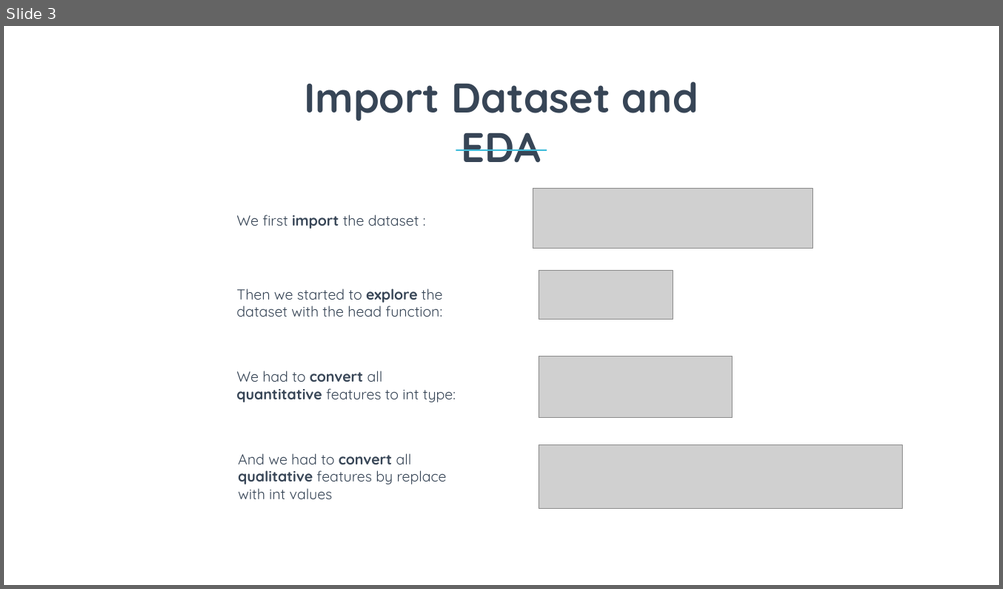
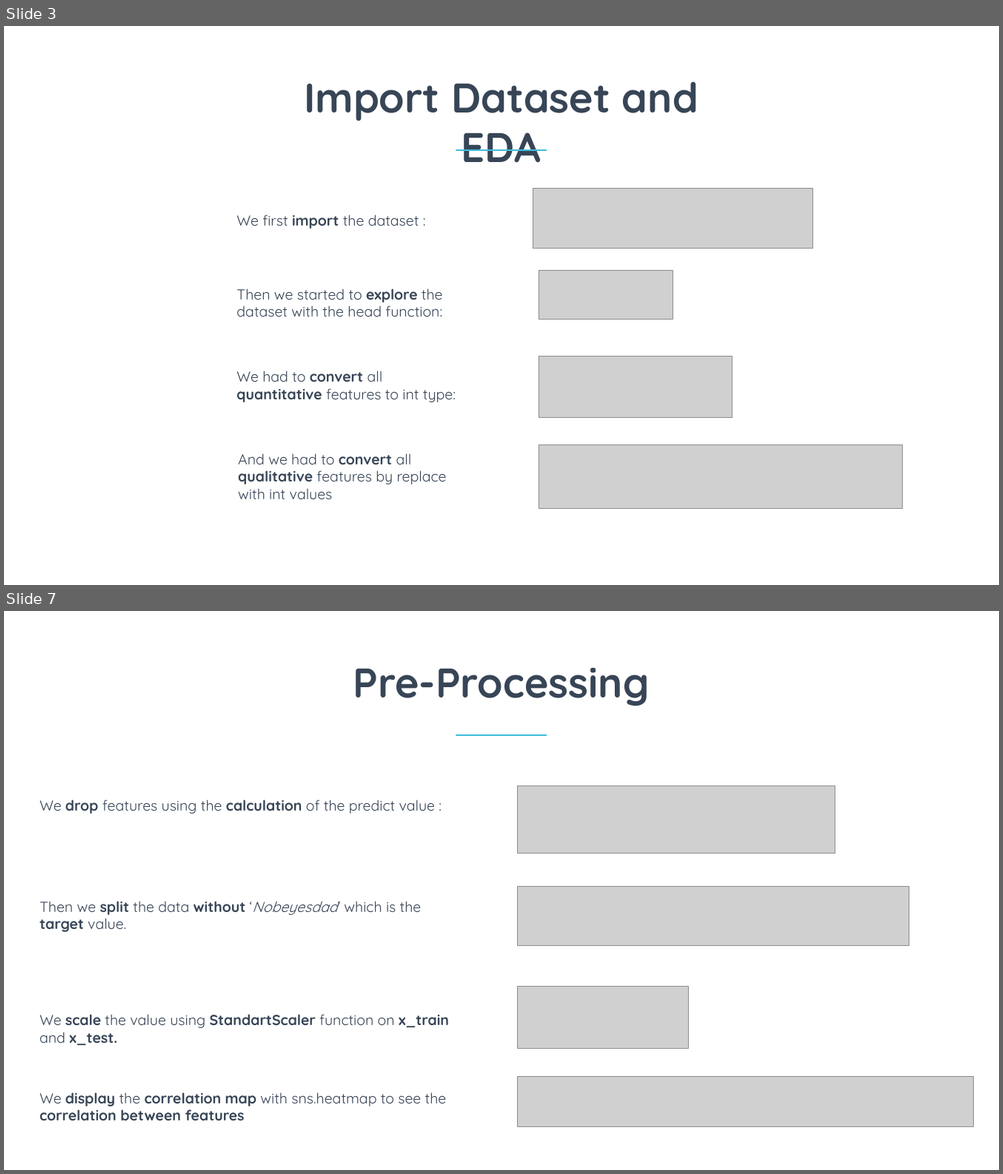
Before and after one commit to Aursen/ObesityAnalysis, a slide deck: Report.pptx. Shown one above the other, each under a label of ours: slide 3 before the commit, slides 3 and 7 after it; the slides between them are not shown. The pictures are 1003x589 and 1003x1174 pixels, drawn with LibreOffice and Linux fonts; fonts in the diff are those of the drawing; grey boxes stand for pictures. Boxes give left, top, right and bottom in pixels: in the first picture for what was removed or moved away, otherwise in the second. Text is boxed around its words. In the diff, an @@ line names an element or a change of style, - is before the commit and + after.

```diff
--- a/Report.pptx
+++ b/Report.pptx
@@ slide 7 added at (4, 611, 999, 1170), background #FFFFFF @@
@@ text added at (353, 667, 649, 706), 80 pt, text #374556, bold @@
+Pre-Processing
@@ rectangle added at (455, 735, 546, 736), fill #41BDDB @@
@@ picture added at (517, 786, 834, 854) @@
@@ text added at (40, 800, 435, 814), 28 pt, text #374556 @@
+We drop features using the calculation of the predict value :
@@ picture added at (517, 886, 908, 946) @@
@@ text added at (40, 901, 421, 932), 28 pt, text #374556 @@
+Then we split the data without ‘Nobeyesdad’ which is the target value.
@@ picture added at (517, 986, 688, 1049) @@
@@ text added at (40, 1014, 449, 1045), 28 pt, text #374556, bold @@
+We scale the value using StandartScaler function on x_train and x_test.
@@ picture added at (517, 1076, 973, 1127) @@
@@ text added at (40, 1093, 447, 1121), 28 pt, text #374556, bold @@
+We display the correlation map with sns.heatmap to see the correlation between features
```
Also in this commit, not shown: 1 slide changed, 4 other slides added, 3 slides removed, 1 other file.
